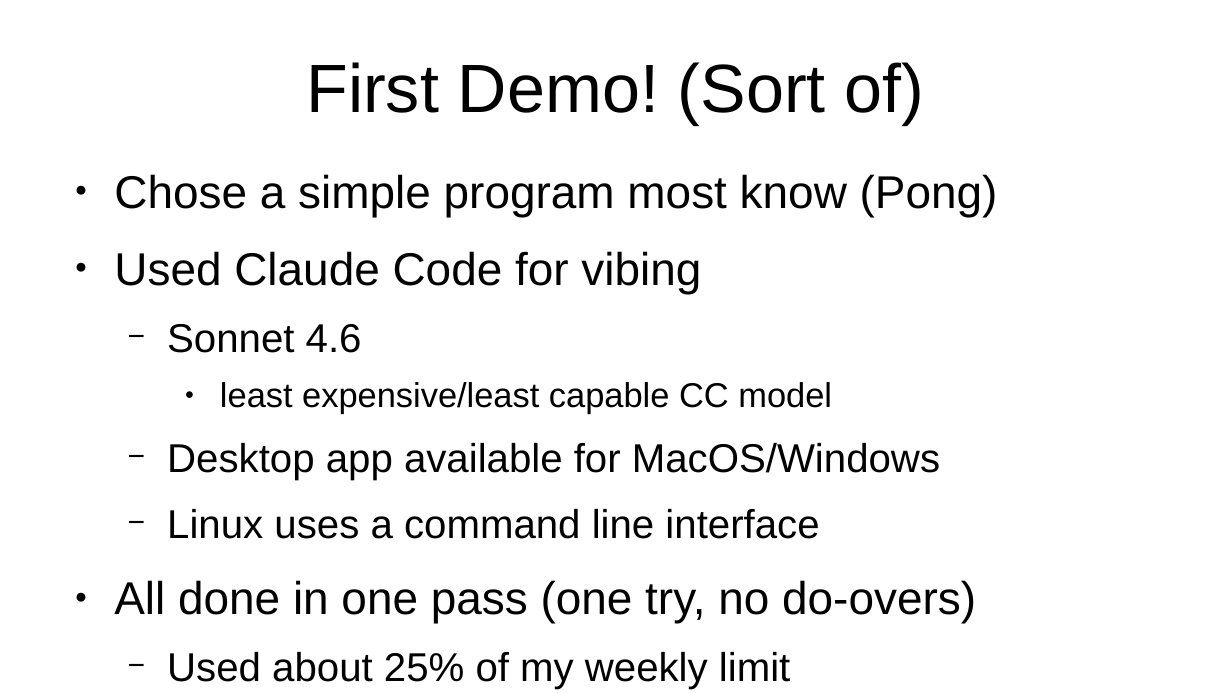
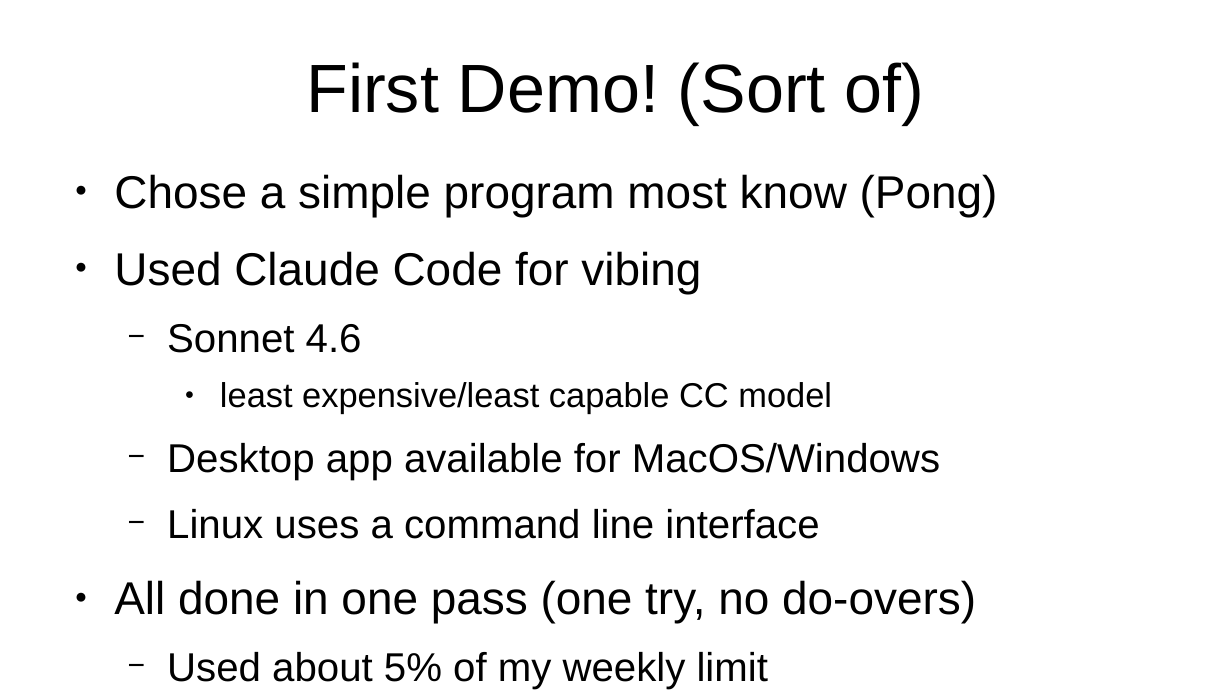
Before and after one commit to qbarnes/cucug_presentations, a slide deck: slide 5 of VibeCoding-20260618/VibeCoding.odp. Drawn at 1232x693 pixels with LibreOffice and Linux fonts; fonts in the diff are those of the drawing. Boxes give left, top, right and bottom in pixels: in the first picture for what was removed or moved away, otherwise in the second. Text is boxed around its words. In the diff, an @@ line names an element or a change of style, - is before the commit and + after.

Commit message:
Fix typo in slides.

```diff
--- a/VibeCoding-20260618/VibeCoding.odp
+++ b/VibeCoding-20260618/VibeCoding.odp
@@ text at <box>167,652,768,689</box>: text changed @@
-  − Used about 25% of my weekly limit
+  − Used about 5% of my weekly limit
```
Also in this commit, not shown: 1 other file.
